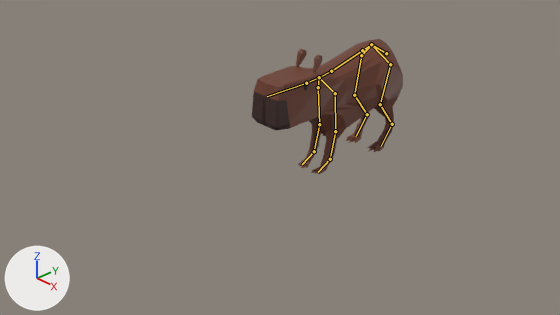
The Blender file asset-sources/Capybara.blend as it was, and as the next commit left it.
Both versions are drawn from the file's camera 'Camera'. The axes (+X, +Y, +Z) are drawn at lower left. The lights are the same throughout. The bones that bend it are drawn over the model as lines.
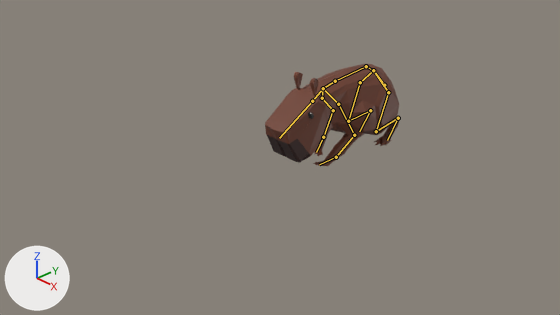
The newer file adds an action. The first version stands in its rest pose; the second is drawn at frame 15 of the action 'Jump Start'.

What differs and where, as boxes (x1, y1, x2, y2) in the pictures (560 x 315 px):
'Cube', posed (11% narrower, 24% shorter): before (252, 39, 403, 174); after (265, 64, 399, 166)
bone 'Spine', root to tip: before (386, 53) to (371, 44); after (384, 85) to (373, 70)
bone 'Spine.001', root to tip: before (371, 44) to (362, 50); after (373, 70) to (366, 66)
bone 'Spine.002', root to tip: before (362, 50) to (331, 71); after (366, 66) to (335, 81)
bone 'Spine.003', root to tip: before (331, 71) to (319, 77); after (335, 81) to (323, 88)
bone 'Spine.004', root to tip: before (319, 77) to (306, 83); after (323, 88) to (312, 101)
bone 'Spine.005', root to tip: before (306, 83) to (267, 96); after (312, 101) to (279, 138)
bone 'Arm.R', root to tip: before (319, 77) to (318, 87); after (323, 88) to (322, 98)
bone 'Arm.R.001', root to tip: before (318, 87) to (319, 124); after (322, 98) to (333, 110)
bone 'Arm.R.002', root to tip: before (319, 124) to (314, 151); after (333, 110) to (323, 137)
bone 'Arm.R.003', root to tip: before (314, 151) to (302, 164); after (323, 137) to (316, 152)
bone 'Arm.L', root to tip: before (319, 77) to (335, 93); after (323, 88) to (338, 104)
bone 'Arm.L.001', root to tip: before (335, 93) to (335, 131); after (338, 104) to (354, 135)
bone 'Arm.L.002', root to tip: before (335, 131) to (330, 159); after (354, 135) to (336, 157)
bone 'Arm.L.003', root to tip: before (330, 159) to (318, 172); after (336, 157) to (319, 164)
bone 'BArm.R', root to tip: before (371, 44) to (361, 55); after (373, 70) to (360, 82)
bone 'BArm.R.001', root to tip: before (361, 55) to (354, 95); after (360, 82) to (348, 121)
bone 'BArm.R.002', root to tip: before (354, 95) to (367, 114); after (348, 121) to (370, 110)
bone 'BArm.R.003', root to tip: before (367, 114) to (356, 136); after (370, 110) to (359, 131)
bone 'BArm.L', root to tip: before (371, 44) to (390, 64); after (373, 70) to (388, 92)
bone 'BArm.L.001', root to tip: before (390, 64) to (380, 104); after (388, 92) to (376, 131)
bone 'BArm.L.002', root to tip: before (380, 104) to (392, 124); after (376, 131) to (398, 118)
bone 'BArm.L.003', root to tip: before (392, 124) to (381, 146); after (398, 118) to (387, 140)

The change, as a list of edits to the scene's bpy script:
```text
Change bone_spine:
    where bone_spine = bpy.data.objects['Armature'].pose.bones['Spine']
    bone_spine.location: (0.0, 0.0, 0.0) -> (0.0, -0.62, 1.01)
    bone_spine.rotation_quaternion: (1.0, 0.0, 0.0, 0.0) -> (0.99, -0.137, 0.0, 0.0)  # degrees (0, 0, 0) -> degrees (-16, 0, 0)
Change bone_spine_001:
    where bone_spine_001 = bpy.data.objects['Armature'].pose.bones['Spine.001']  # child of 'Spine'
    bone_spine_001.rotation_quaternion: (1.0, 0.0, 0.0, 0.0) -> (0.964, -0.242, 0.0, 0.0)  # degrees (0, 0, 0) -> degrees (-28, 0, 0)
Change bone_spine_002:
    where bone_spine_002 = bpy.data.objects['Armature'].pose.bones['Spine.002']  # child of 'Spine.001'
    bone_spine_002.rotation_quaternion: (1.0, 0.0, 0.0, 0.0) -> (0.95, 0.308, 0.002, 0.003)  # degrees (0, 0, 0) -> degrees (36, 0, 0)
Change bone_spine_003:
    where bone_spine_003 = bpy.data.objects['Armature'].pose.bones['Spine.003']  # child of 'Spine.002'
    bone_spine_003.rotation_quaternion: (1.0, 0.0, 0.0, 0.0) -> (0.991, 0.101, 0.0, 0.0)  # degrees (0, 0, 0) -> degrees (12, 0, 0)
Change bone_spine_004:
    where bone_spine_004 = bpy.data.objects['Armature'].pose.bones['Spine.004']  # child of 'Spine.003'
    bone_spine_004.rotation_quaternion: (1.0, 0.0, 0.0, 0.0) -> (0.976, 0.216, 0.0, 0.0)  # degrees (0, 0, 0) -> degrees (25, 0, 0)
Change bone_spine_005:
    where bone_spine_005 = bpy.data.objects['Armature'].pose.bones['Spine.005']  # child of 'Spine.004'
    bone_spine_005.rotation_quaternion: (1.0, 0.0, 0.0, 0.0) -> (0.998, 0.017, 0.0, 0.0)  # degrees (0, 0, 0) -> degrees (2, 0, 0)
Change bone_arm_r:
    where bone_arm_r = bpy.data.objects['Armature'].pose.bones['Arm.R']  # child of 'Spine.003'
    bone_arm_r.rotation_quaternion: (1.0, 0.0, 0.0, 0.0) -> (0.995, -0.023, 0.013, 0.0)  # degrees (0, 0, 0) -> degrees (-3, 2, 0)
Change bone_arm_r_001:
    where bone_arm_r_001 = bpy.data.objects['Armature'].pose.bones['Arm.R.001']  # child of 'Arm.R'
    bone_arm_r_001.rotation_quaternion: (1.0, 0.0, 0.0, 0.0) -> (0.893, 0.381, -0.19, 0.081)  # degrees (0, 0, 0) -> degrees (46, -24, 0)
Change bone_arm_r_002:
    where bone_arm_r_002 = bpy.data.objects['Armature'].pose.bones['Arm.R.002']  # child of 'Arm.R.001'
    bone_arm_r_002.rotation_quaternion: (1.0, 0.0, 0.0, 0.0) -> (0.843, -0.529, 0.006, 0.096)  # degrees (0, 0, 0) -> degrees (-64, 6, 9)
Change bone_arm_r_003:
    where bone_arm_r_003 = bpy.data.objects['Armature'].pose.bones['Arm.R.003']  # child of 'Arm.R.002'
    bone_arm_r_003.rotation_quaternion: (1.0, 0.0, 0.0, 0.0) -> (0.975, 0.221, 0.0, 0.0)  # degrees (0, 0, 0) -> degrees (26, 0, 0)
Change bone_arm_l:
    where bone_arm_l = bpy.data.objects['Armature'].pose.bones['Arm.L']  # child of 'Spine.003'
    bone_arm_l.rotation_quaternion: (1.0, 0.0, 0.0, 0.0) -> (0.995, -0.023, -0.014, 0.0)  # degrees (0, 0, 0) -> degrees (-3, -2, 0)
Change bone_arm_l_001:
    where bone_arm_l_001 = bpy.data.objects['Armature'].pose.bones['Arm.L.001']  # child of 'Arm.L'
    bone_arm_l_001.rotation_quaternion: (1.0, 0.0, 0.0, 0.0) -> (0.948, 0.197, 0.213, -0.044)  # degrees (0, 0, 0) -> degrees (24, 25, 0)
Change bone_arm_l_002:
    where bone_arm_l_002 = bpy.data.objects['Armature'].pose.bones['Arm.L.002']  # child of 'Arm.L.001'
    bone_arm_l_002.rotation_quaternion: (1.0, 0.0, 0.0, 0.0) -> (0.887, -0.457, 0.01, -0.065)  # degrees (0, 0, 0) -> degrees (-54, -2, -7)
Change bone_arm_l_003:
    where bone_arm_l_003 = bpy.data.objects['Armature'].pose.bones['Arm.L.003']  # child of 'Arm.L.002'
    bone_arm_l_003.rotation_quaternion: (1.0, 0.0, 0.0, 0.0) -> (0.986, 0.168, 0.0, 0.0)  # degrees (0, 0, 0) -> degrees (19, 0, 0)
Change bone_barm_r:
    where bone_barm_r = bpy.data.objects['Armature'].pose.bones['BArm.R']  # child of 'Spine'
    bone_barm_r.rotation_quaternion: (1.0, 0.0, 0.0, 0.0) -> (0.999, -0.007, 0.007, 0.0)  # degrees (0, 0, 0) -> degrees (-1, 1, 0)
Change bone_barm_r_001:
    where bone_barm_r_001 = bpy.data.objects['Armature'].pose.bones['BArm.R.001']  # child of 'BArm.R'
    bone_barm_r_001.rotation_quaternion: (1.0, 0.0, 0.0, 0.0) -> (0.992, 0.094, -0.003, 0.027)  # degrees (0, 0, 0) -> degrees (11, -1, 3)
Change bone_barm_r_002:
    where bone_barm_r_002 = bpy.data.objects['Armature'].pose.bones['BArm.R.002']  # child of 'BArm.R.001'
    bone_barm_r_002.rotation_quaternion: (1.0, 0.0, 0.0, 0.0) -> (0.86, 0.507, -0.023, -0.002)  # degrees (0, 0, 0) -> degrees (61, -2, -2)
Change bone_barm_r_003:
    where bone_barm_r_003 = bpy.data.objects['Armature'].pose.bones['BArm.R.003']  # child of 'BArm.R.002'
    bone_barm_r_003.rotation_quaternion: (1.0, 0.0, 0.0, 0.0) -> (0.872, -0.488, 0.011, -0.017)  # degrees (0, 0, 0) -> degrees (-58, 0, -2)
Change bone_barm_l:
    where bone_barm_l = bpy.data.objects['Armature'].pose.bones['BArm.L']  # child of 'Spine'
    bone_barm_l.rotation_quaternion: (1.0, 0.0, 0.0, 0.0) -> (0.999, -0.007, -0.006, 0.0)  # degrees (0, 0, 0) -> degrees (-1, -1, 0)
Change bone_barm_l_001:
    where bone_barm_l_001 = bpy.data.objects['Armature'].pose.bones['BArm.L.001']  # child of 'BArm.L'
    bone_barm_l_001.rotation_quaternion: (1.0, 0.0, 0.0, 0.0) -> (0.993, 0.094, -0.005, -0.006)  # degrees (0, 0, 0) -> degrees (11, -1, -1)
Change bone_barm_l_002:
    where bone_barm_l_002 = bpy.data.objects['Armature'].pose.bones['BArm.L.002']  # child of 'BArm.L.001'
    bone_barm_l_002.rotation_quaternion: (1.0, 0.0, 0.0, 0.0) -> (0.837, 0.545, 0.003, -0.006)  # degrees (0, 0, 0) -> degrees (66, 1, 0)
Change bone_barm_l_003:
    where bone_barm_l_003 = bpy.data.objects['Armature'].pose.bones['BArm.L.003']  # child of 'BArm.L.002'
    bone_barm_l_003.rotation_quaternion: (1.0, 0.0, 0.0, 0.0) -> (0.866, -0.499, -0.006, -0.001)  # degrees (0, 0, 0) -> degrees (-60, -1, 0)
```
